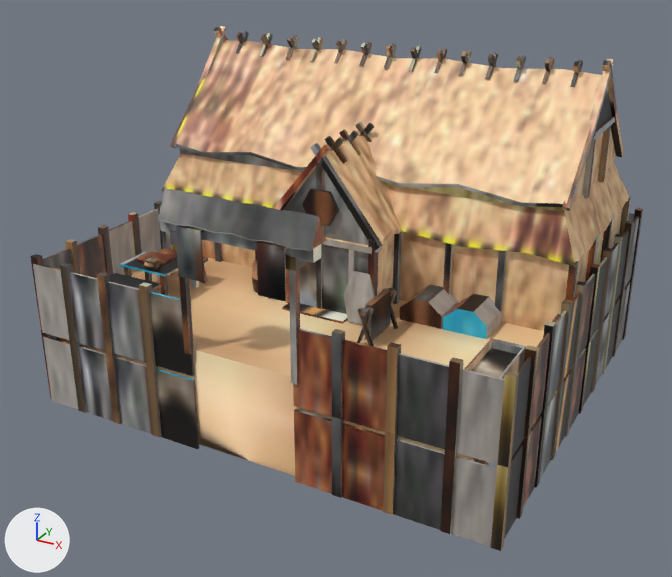
The COLLADA model art/meshes/structural/suebians/cc.dae as it was, and as the next commit left it.
One viewpoint serves both versions: a camera (50 mm lens) standing at (25.7, -48.7, 24.1) and looking at (-0.5, -0.9, 0.2). Arrows for +X, +Y and +Z are at lower left; the lights stay in place. Where no turn or scale is listed for an object, it has been applied to the vertices.

The first picture shows 'cc'.
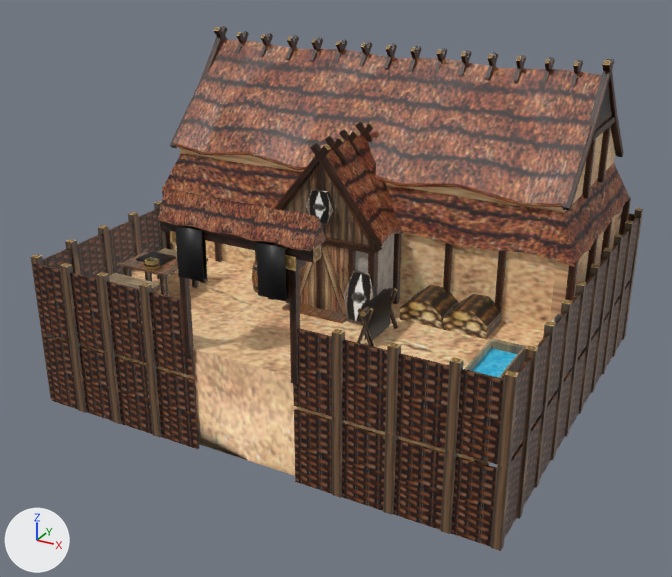
Diff of the bpy script that builds the scene:
```diff
--- a/art/meshes/structural/suebians/cc.dae.py
+++ b/art/meshes/structural/suebians/cc.dae.py
@@ me_cube_4537 @@
 # used by ob_cc; location = (0.0, 0.0, 0.0)
 # verts and faces of me_cube_4537; kept vertices keep their numbers, new ones are numbered from 2910
-me_cube_4537.from_pydata(...)  # 2910 vertices, 4378 faces; spans x -15.4..15.0, y -12.6..14.9, z -6.5..14.6
+me_cube_4537.from_pydata(...)  # 2917 vertices, 4378 faces; spans x -15.4..15.0, y -12.6..14.9, z -6.5..14.6
+# me_cube_4537 part 1: the loose piece of 12 vertices spanning x -1.1..1.2, y -4.0..-3.8, z 5.6..7.7 is scaled about its middle by (0.781, 1, 1)
+# me_cube_4537 part 2
+verts[2910] = (-3.7, -12.2, 4.7)
+verts[2911] = (-3.7, -12.2, 7.6)
+verts[2912] = (1.4, -12.2, 4.7)
+verts[2913] = (1.4, -12.2, 7.6)
+for new, old in zip([*range(2914, 2918)], [*range(2910, 2914)]): verts[new] = verts[old] + (1.6, 0.0, 0.0)
+faces += [(2910, 2915, 2914), (2912, 2917, 2916), (2910, 2911, 2915), (2912, 2913, 2917)]
+# me_cube_4537 part 3: 4352 kept faces spanning x -15.4..15.0, y -12.6..14.9, z -6.5..14.6 get new texture (UV) coordinates
 me_cube_4537.materials.append(mat_material)
```

Boxes (x1, y1, x2, y2) around the edits, measured in the pictures (672 x 577 px; the box of a moved part takes in the faces that stretch with it):
part 1 of me_cube_4537, moved or reshaped
    before: (302, 188, 339, 226)
    after: (306, 189, 335, 226)
part 2 of me_cube_4537, added
    after: (202, 240, 289, 299)
part 3 of me_cube_4537, surface changed
    both: (30, 26, 643, 551)
